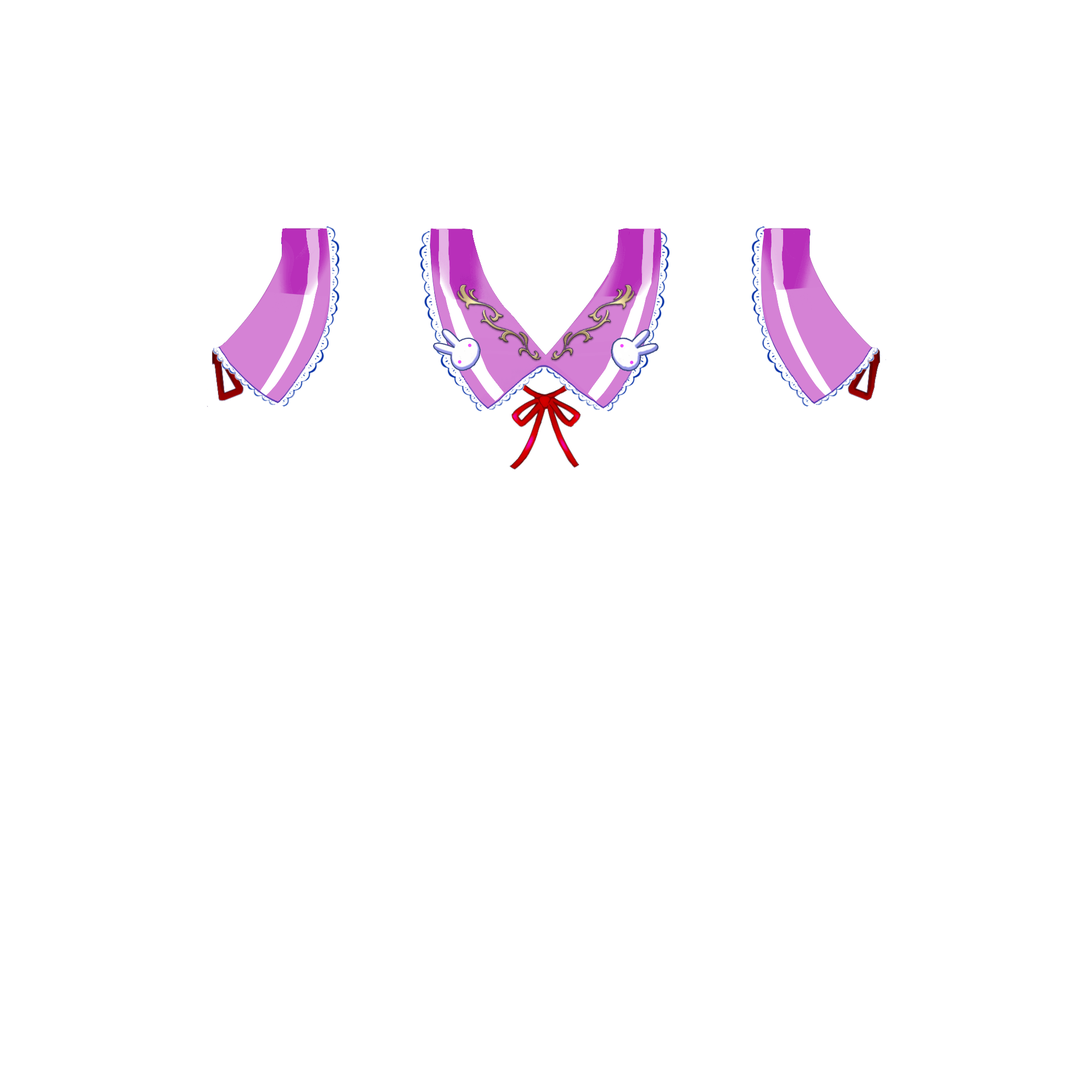
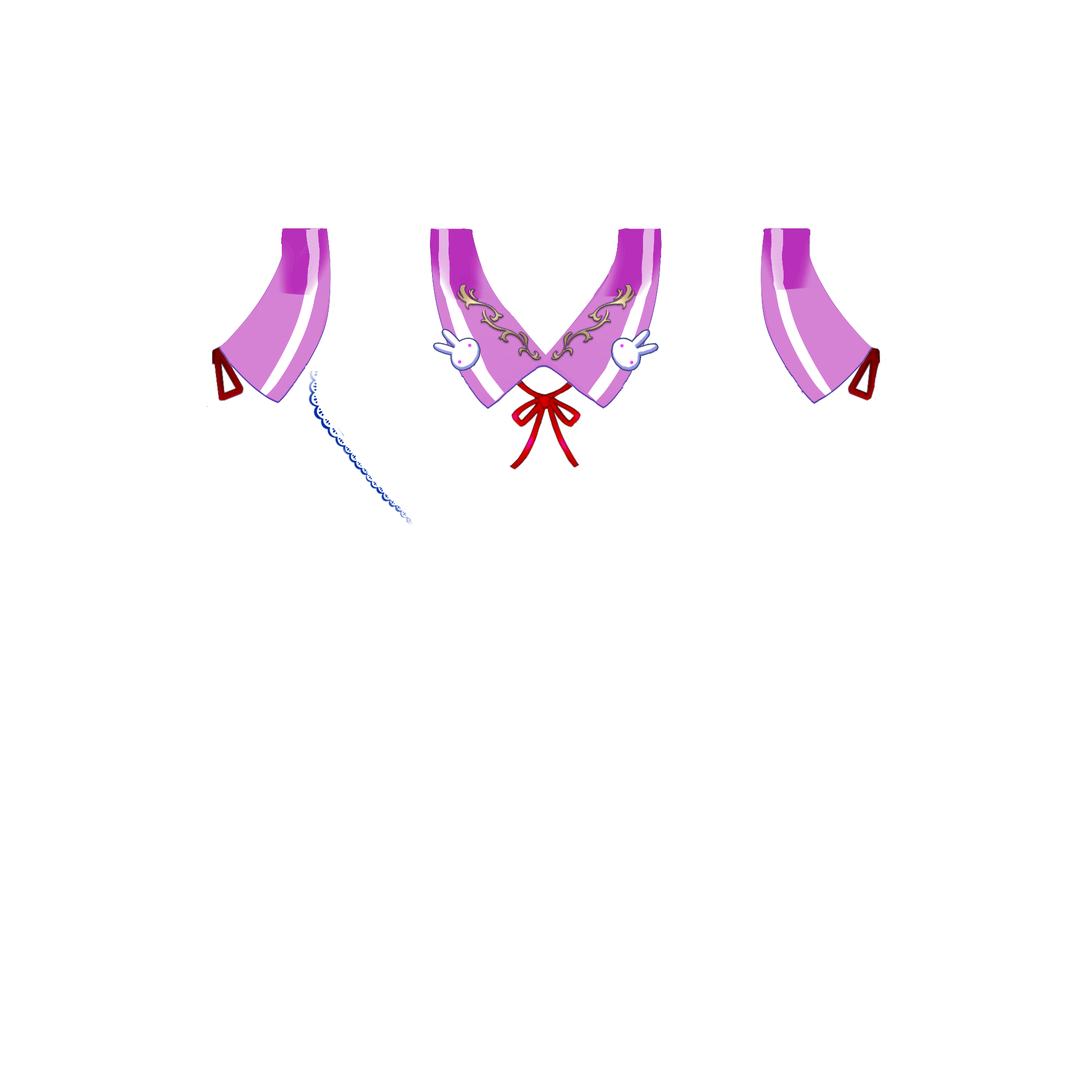
Comparing the layer stacks of the two 1091px x 1091px images. Changes:
hid "lace" over [212, 225, 879, 413]
showed "lace original" over [307, 370, 418, 526]
